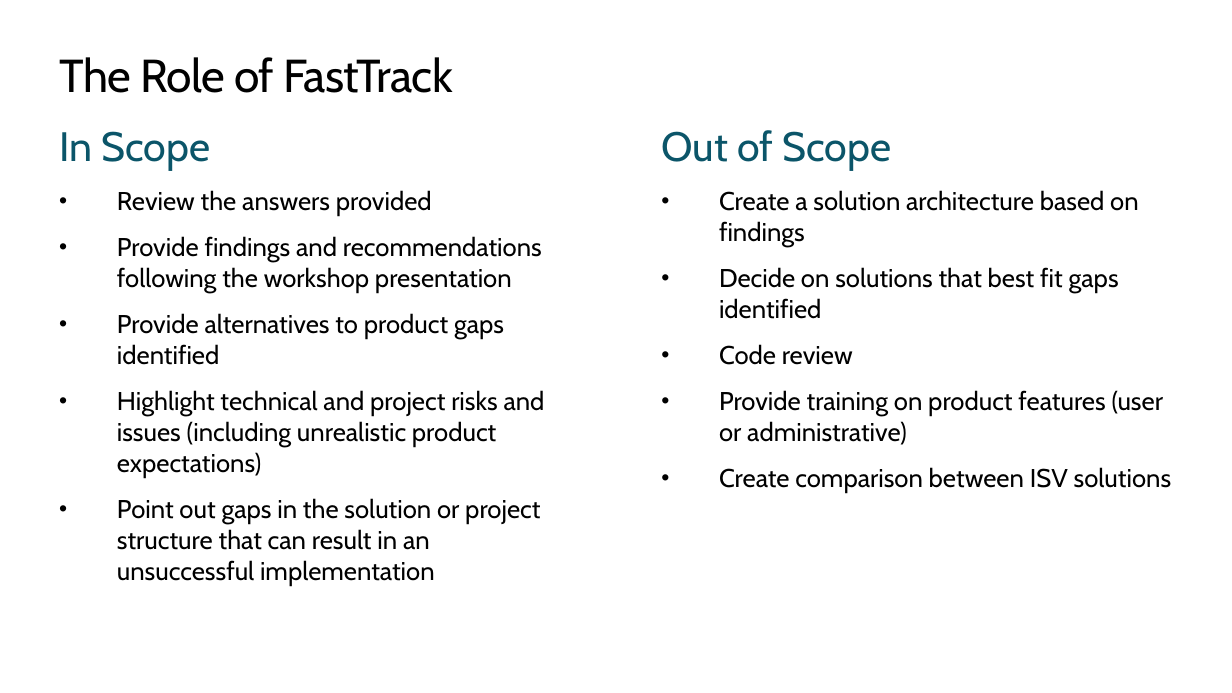
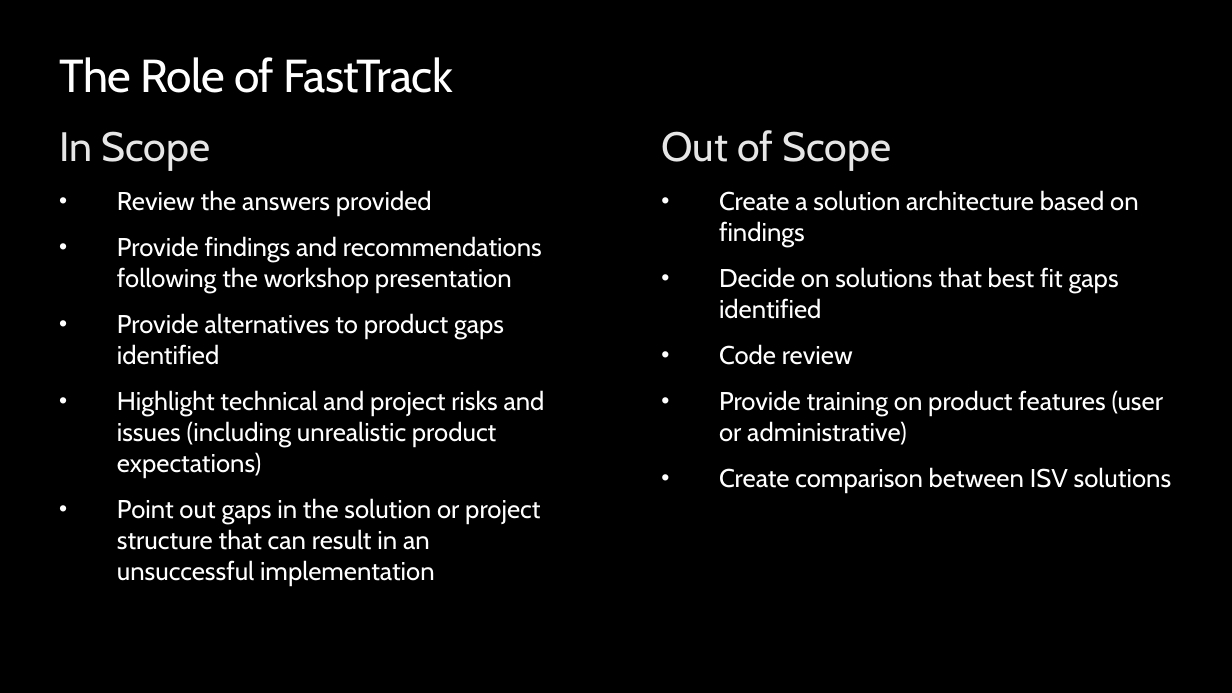
Before and after one commit to MicrosoftDocs/mslearn-developer-tools-power-platform, a slide deck: slide 5 of fasttrack/Solution Blueprint Review workshop template.pptx (slide 6 before the commit). Drawn at 1232x693 pixels with LibreOffice and Linux fonts; fonts in the diff are those of the drawing; background and template pictures are left out. Boxes give left, top, right and bottom in pixels: in the first picture for what was removed or moved away, otherwise in the second. Text is boxed around its words. In the diff, an @@ line names an element or a change of style, - is before the commit and + after.

```diff
--- a/fasttrack/Solution Blueprint Review workshop template.pptx
+++ b/fasttrack/Solution Blueprint Review workshop template.pptx
@@ background #FFFFFF to #000000 @@
@@ title "The Role of FastTrack" at (59, 57, 453, 93): text colour #000000 to #FFFFFF @@
@@ text "In Scope" at (59, 131, 545, 585): text colour #0B5569 to #E6E6E6 in "In Scope"; text colour #000000 to #FFFFFF; bullet colour #000000 to #FFFFFF @@
@@ text "Out of Scope" at (661, 130, 1171, 493): text colour #0B5569 to #E6E6E6 in "Out of Scope"; text colour #000000 to #FFFFFF; bullet colour #000000 to #FFFFFF @@
```
Also in this commit, not shown: 4 other slides changed, 46 slides added, 65 slides removed.
